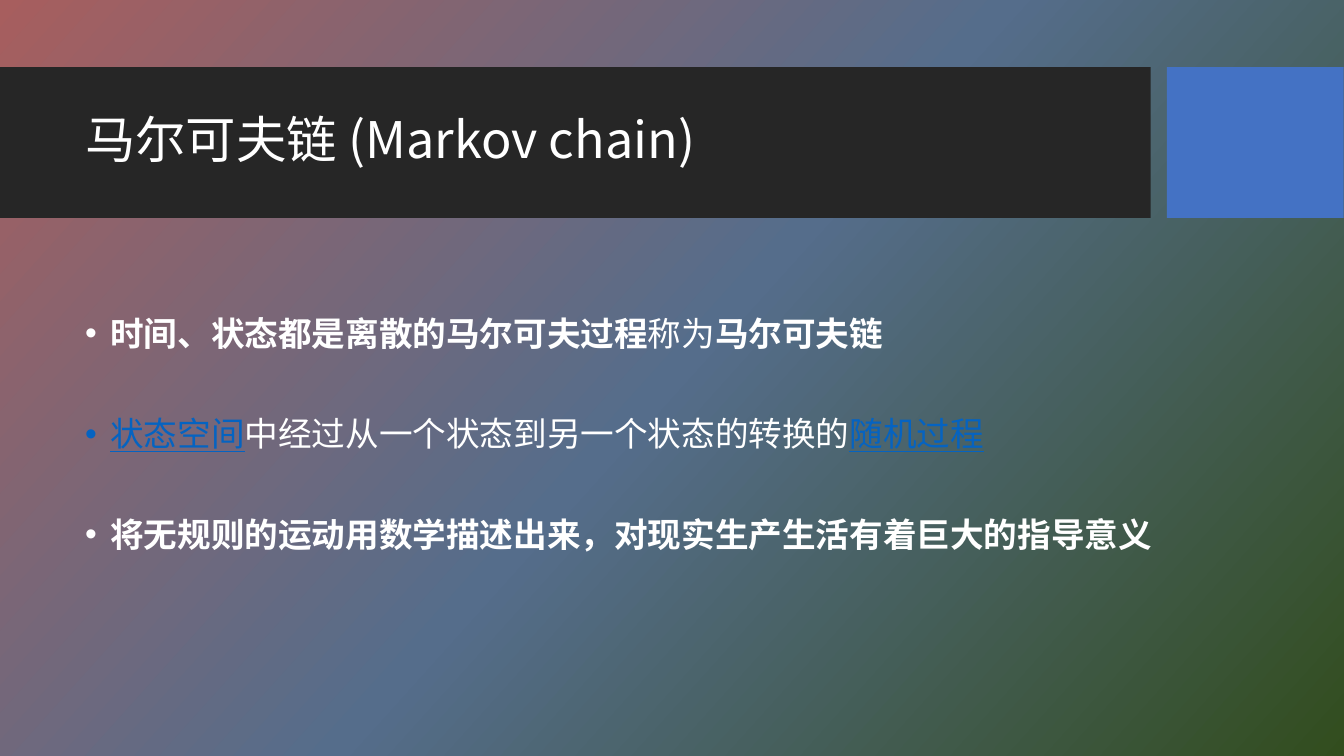
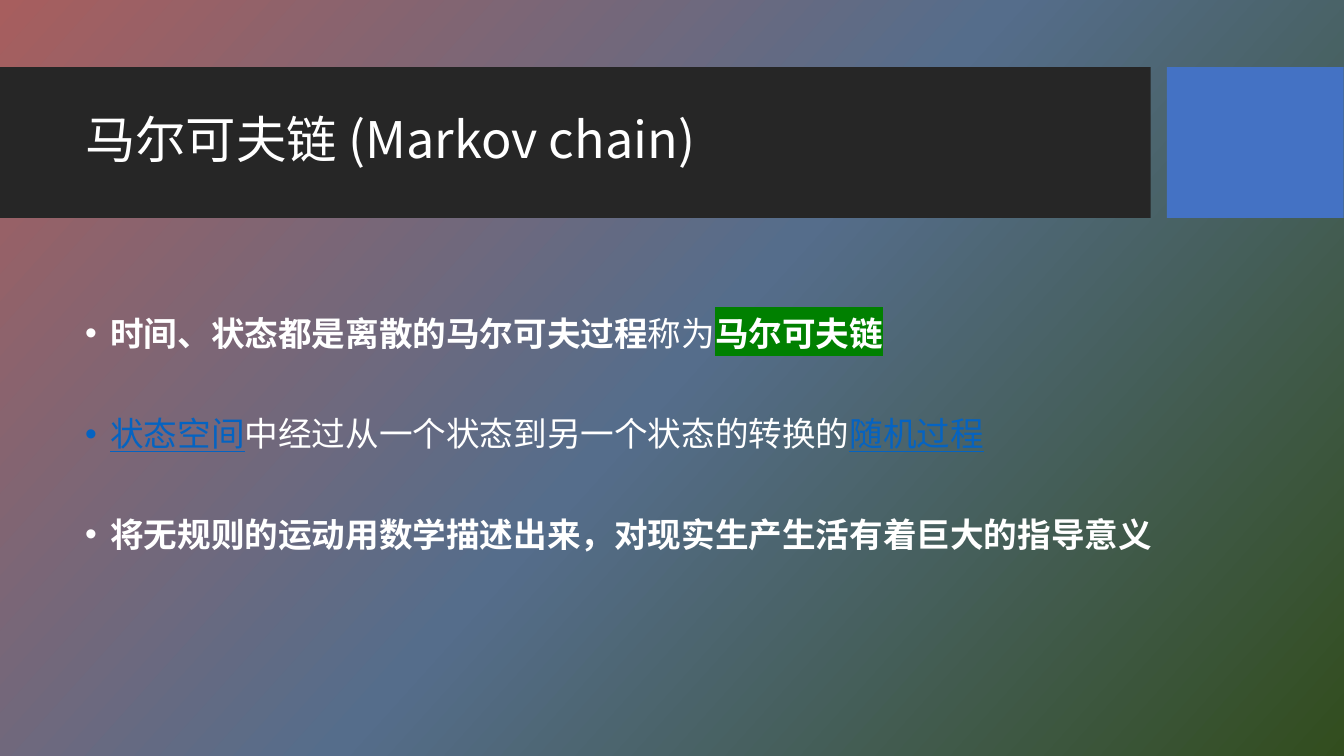
Before and after one commit to HBU/NLP_PPT, a slide deck: slide 5 of PPT-2020/ch04 隐马尔科夫模型.pptx (slide 6 before the commit). Drawn at 1344x756 pixels with LibreOffice and Linux fonts; fonts in the diff are those of the drawing; background and template pictures are left out. Boxes give left, top, right and bottom in pixels: in the first picture for what was removed or moved away, otherwise in the second. Text is boxed around its words. In the diff, an @@ line names an element or a change of style, - is before the commit and + after.

```diff
--- a/PPT-2020/ch04 隐马尔科夫模型.pptx
+++ b/PPT-2020/ch04 隐马尔科夫模型.pptx
@@ text at [110, 311, 883, 355]: highlight none to #008000 in "时间、状态都是离散的马尔可夫过程称为马尔可夫链" @@
```
Also in this commit, not shown: 3 other slides changed, 1 slide added, 1 slide removed, 2 other files.
